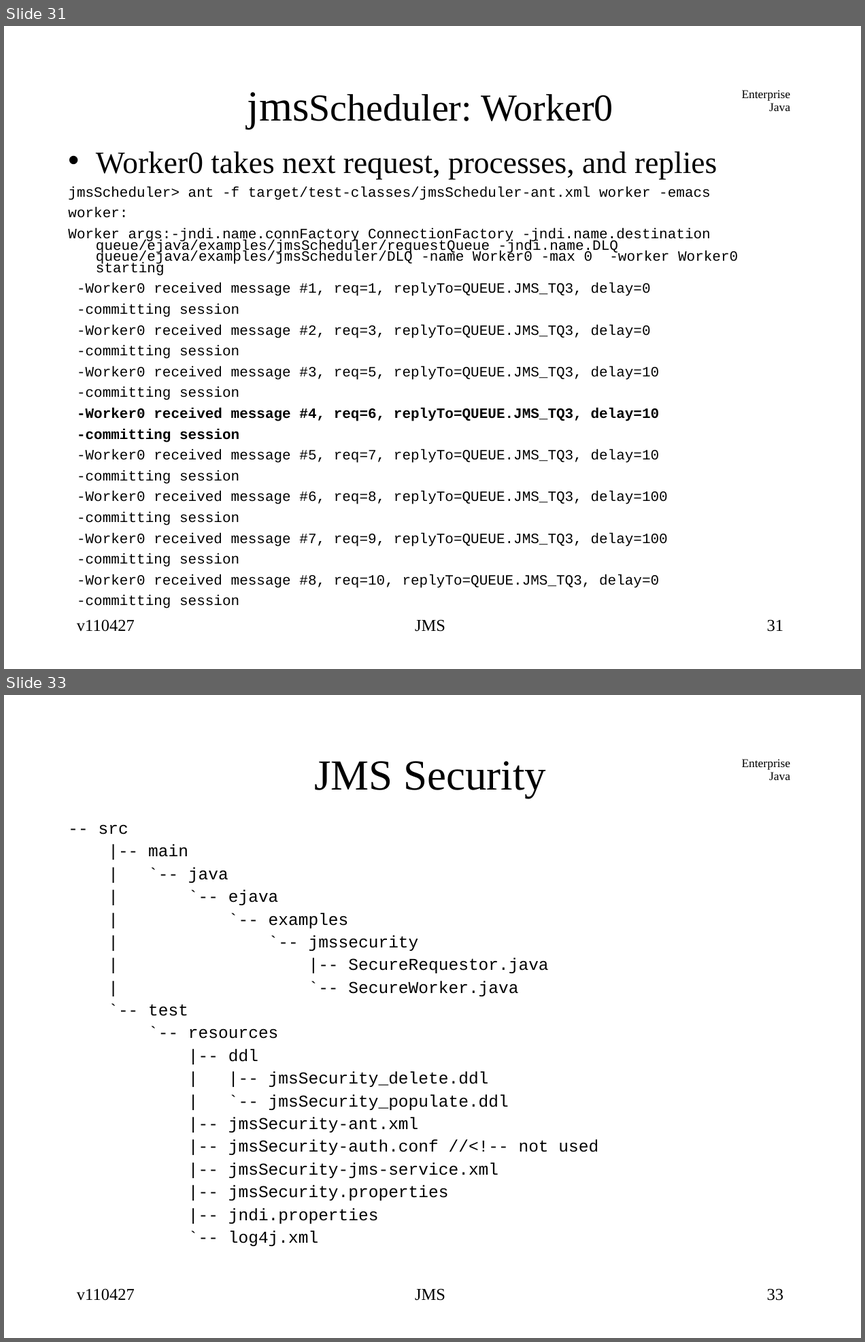
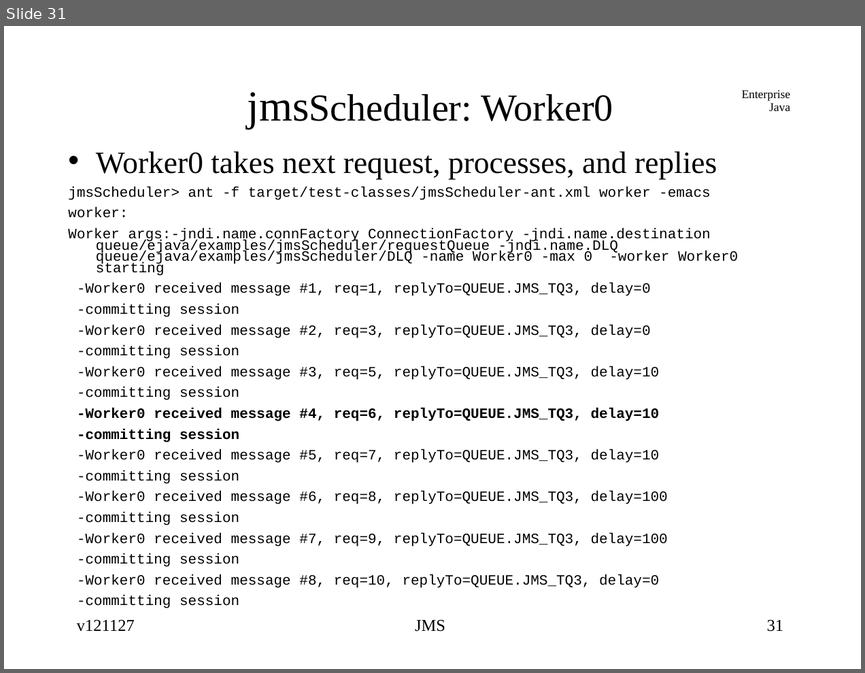
Before and after one commit to jcstaff/ejava-javaee, a slide deck: jmsCore/src/site/resources/lectures/jmsCore.ppt. Shown one above the other, each under a label of ours: slides 31 and 33 before the commit, slide 31 after it; the slides between them are not shown. The pictures are 865x1342 and 865x673 pixels, drawn with LibreOffice and Linux fonts; fonts in the diff are those of the drawing. Boxes give left, top, right and bottom in pixels: in the first picture for what was removed or moved away, otherwise in the second. Text is boxed around its words. In the diff, an @@ line names an element or a change of style, - is before the commit and + after.

```diff
--- a/jmsCore/src/site/resources/lectures/jmsCore.ppt
+++ b/jmsCore/src/site/resources/lectures/jmsCore.ppt
@@ slide 33 removed at <box>4,695,861,1338</box>, background #FFFFFF; not listed: 1 template element that a slide beside it also shows @@
@@ title removed at <box>314,761,547,798</box> @@
-JMS Security
@@ text removed at <box>99,824,598,1246</box> @@
--- src
-|-- main
-| `-- java
-| `-- ejava
-| `-- examples
-| `-- jmssecurity
-| |-- SecureRequestor.java
-| `-- SecureWorker.java
-`-- test
-`-- resources
-|-- ddl
-| |-- jmsSecurity_delete.ddl
-| `-- jmsSecurity_populate.ddl
-|-- jmsSecurity-ant.xml
-|-- jmsSecurity-auth.conf //<!-- not used
-|-- jmsSecurity-jms-service.xml
-|-- jmsSecurity.properties
-|-- jndi.properties
-`-- log4j.xml
@@ text removed at <box>77,1288,135,1300</box> @@
-v110427
@@ text removed at <box>415,1288,445,1300</box> @@
-JMS
@@ page number removed at <box>767,1288,784,1300</box> @@
-33
@@ slide 31 changed as well @@
@@ text at <box>77,619,135,631</box>: text changed @@
-v110427
+v121127
```
Also in this commit, not shown: 82 other slides changed, 7 slides added, 7 other slides removed.
